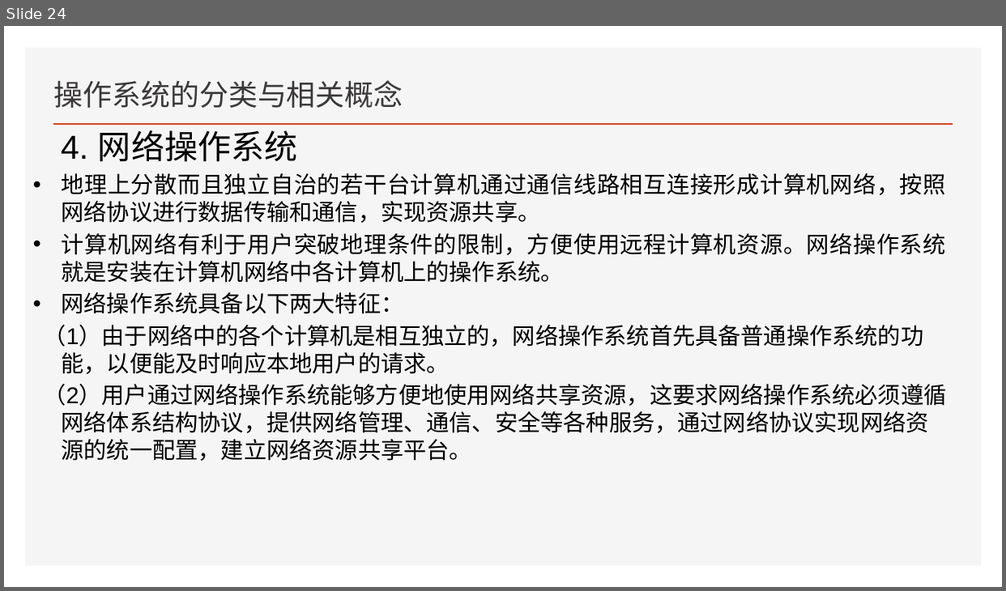
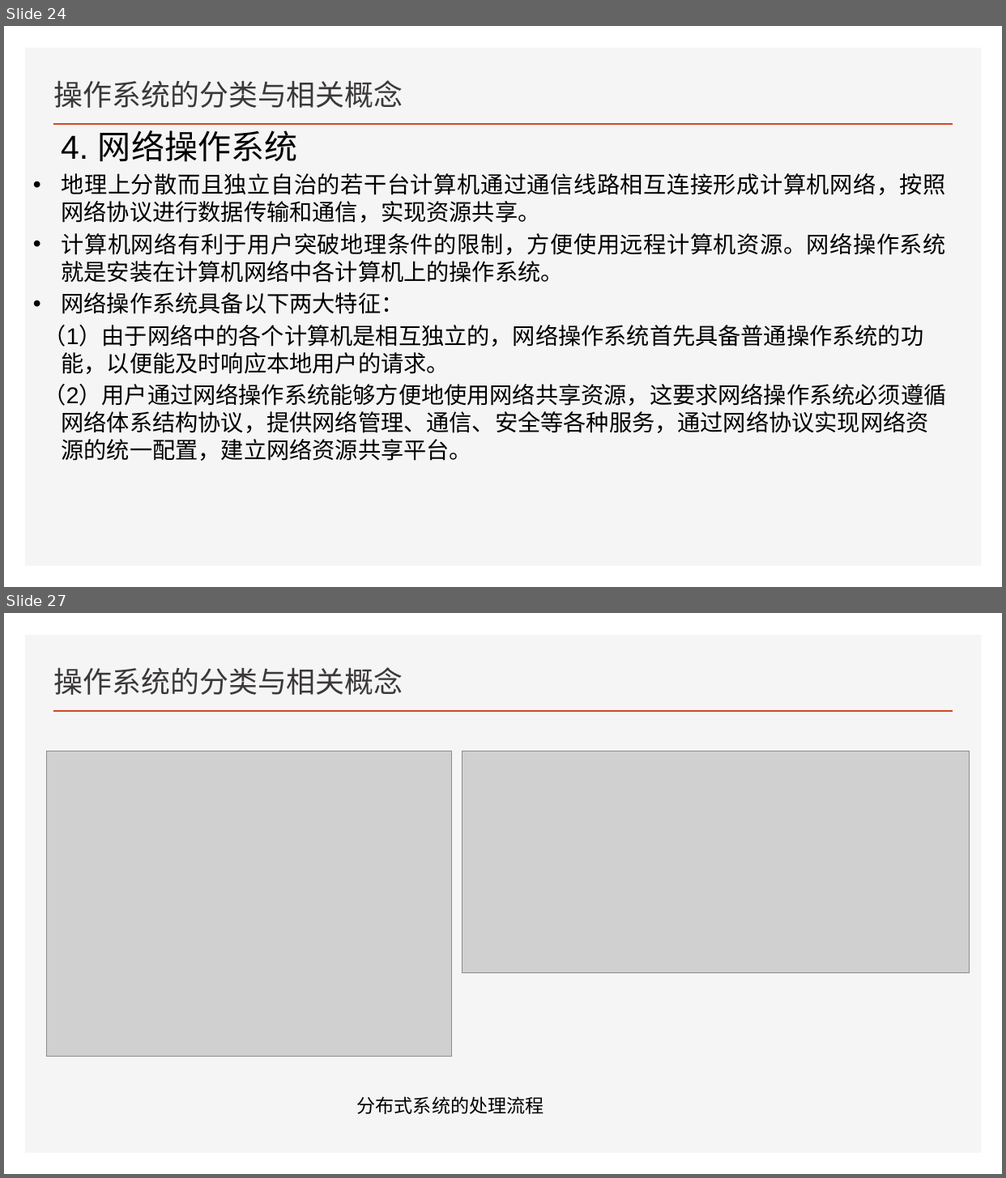
Before and after one commit to FourierAI/Operating-system, a slide deck: 导论/操作系统.pptx. Shown one above the other, each under a label of ours: slide 24 before the commit, slides 24 and 27 after it; the slides between them are not shown. The pictures are 1006x591 and 1006x1178 pixels, drawn with LibreOffice and Linux fonts; fonts in the diff are those of the drawing; grey boxes stand for pictures. Boxes give left, top, right and bottom in pixels: in the first picture for what was removed or moved away, otherwise in the second. Text is boxed around its words. In the diff, an @@ line names an element or a change of style, - is before the commit and + after.

```diff
--- a/导论/操作系统.pptx
+++ b/导论/操作系统.pptx
@@ slide 27 added at (4,613,1002,1174), background #FFFFFF; not listed: 2 template elements that a slide beside it also shows @@
@@ title added at (54,667,403,695), 28 pt, text #3B3838 @@
+操作系统的分类与相关概念
@@ picture added at (47,751,452,1057) @@
@@ picture added at (462,751,969,973) @@
@@ text added at (357,1097,544,1114), 18 pt, text #000000 @@
+分布式系统的处理流程
```
Also in this commit, not shown: 2 slides changed, 18 other slides added.
